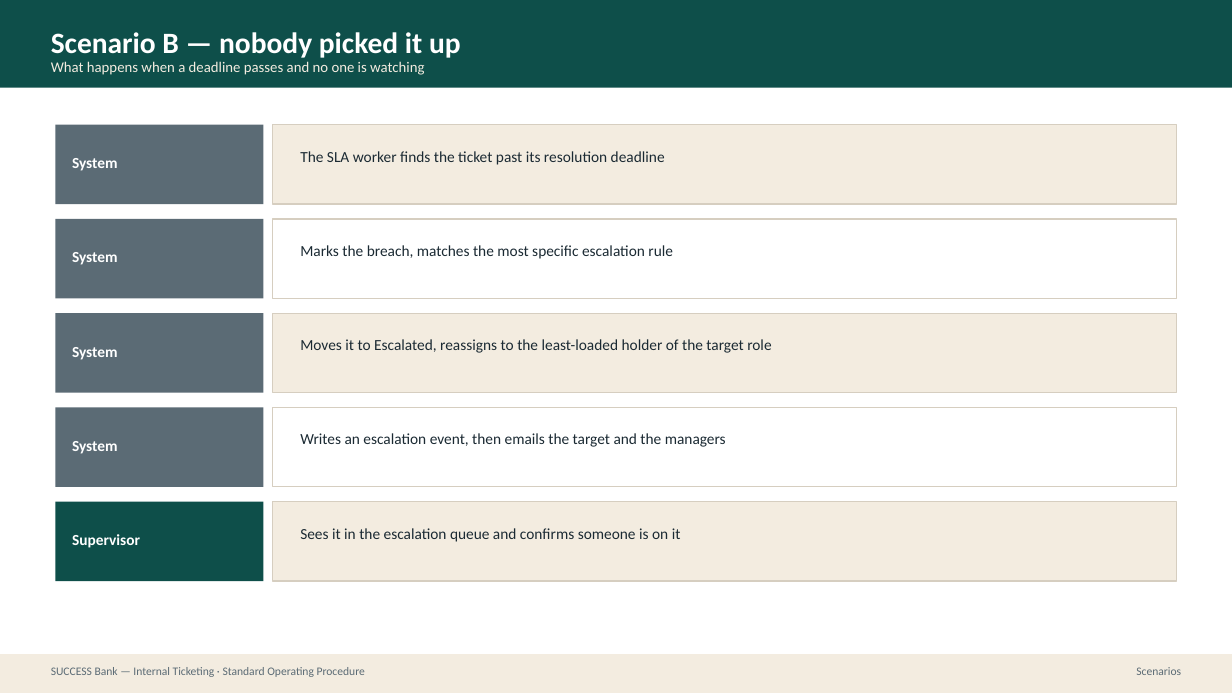
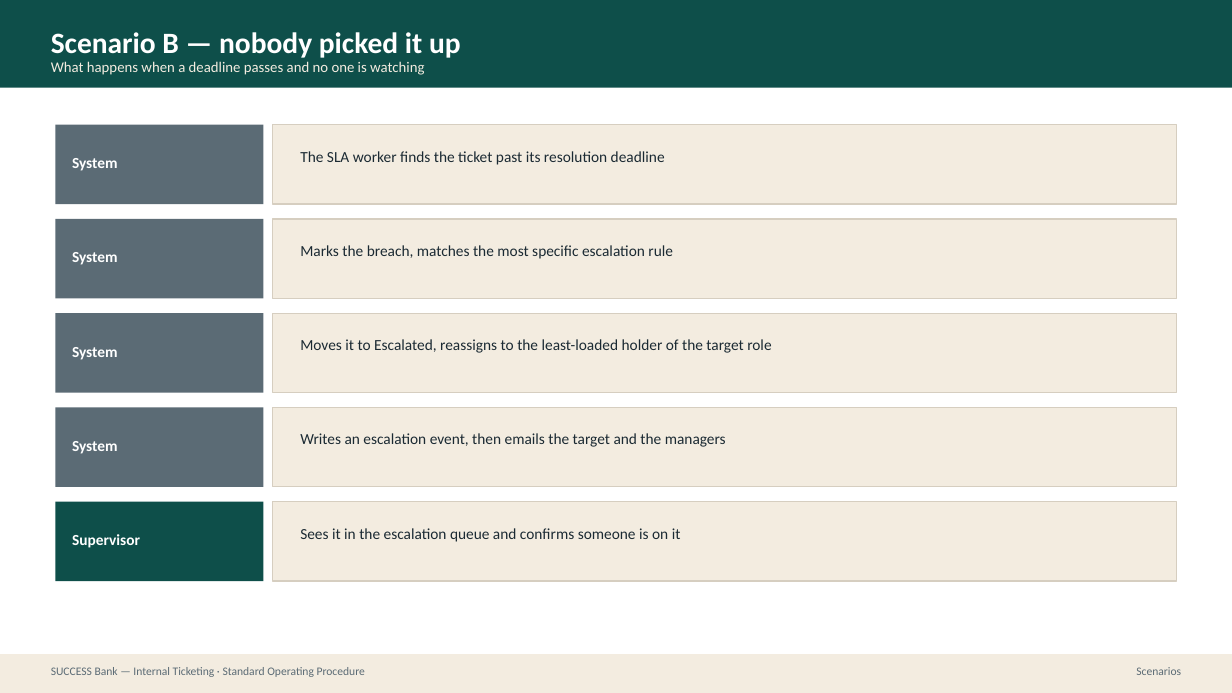
Before and after one commit to prajwal-patil-hub/Internal-Banking-Ticketing-System, a slide deck: slide 51 of docs/sop/SUCCESS-Bank-Ticketing-SOP.pptx. Drawn at 1232x693 pixels with LibreOffice and Linux fonts; fonts in the diff are those of the drawing. Boxes give left, top, right and bottom in pixels: in the first picture for what was removed or moved away, otherwise in the second. Text is boxed around its words. In the diff, an @@ line names an element or a change of style, - is before the commit and + after.

```diff
--- a/docs/sop/SUCCESS-Bank-Ticketing-SOP.pptx
+++ b/docs/sop/SUCCESS-Bank-Ticketing-SOP.pptx
@@ rectangle at [273, 219, 1177, 299]: fill #FFFFFF to #F3ECE0 @@
@@ rectangle at [273, 408, 1177, 487]: fill #FFFFFF to #F3ECE0 @@
```
Also in this commit, not shown: 23 other slides changed, 5 other files.
